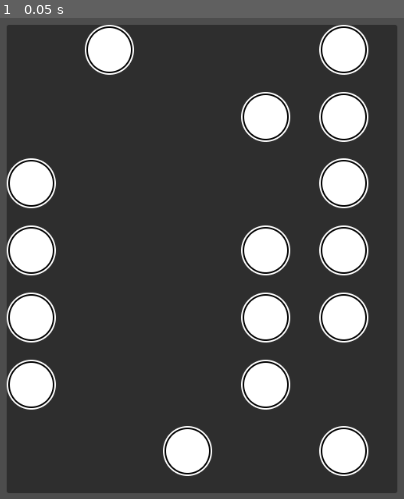
Above: before the commit, frame 1.
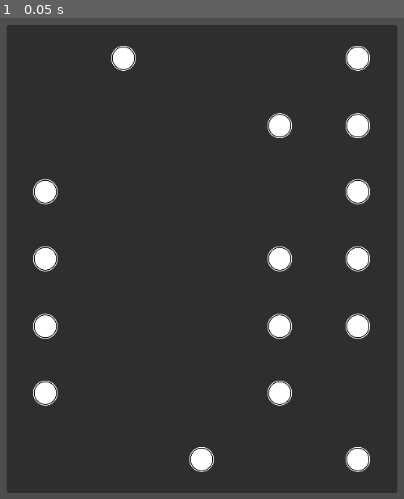
Above: after the commit, the same moment.

Repository: snails88/MapGeneration
Game: Godot game, scene res://Scenes/main.tscn
The game is run twice, just before and just after one commit, with the same random seed, the same clock (stepped at 60 frames per second) and the same inputs.
Inputs:
- Up to frame 1 (0.05 s): no input

The runs differ from the first frame. In frame 1, 14% of the frame differs, in the area x 1-92%, y 1-96%.

Commit message:
추가) 가로모드 추가, 세로모드 올라가는기능 추가
Horizontal 체크시 좌에서 우로 생성

Downhill For Vertical 체크시 기존과 동일(위에서 아래), 해제시 아래에서 위로 생성

Diff:
--- a/Scenes/grid.tscn
+++ b/Scenes/grid.tscn
@@ -2,13 +2,10 @@
 
 [node name="Grid" type="Control"]
 layout_mode = 3
-anchors_preset = 15
-anchor_right = 1.0
-anchor_bottom = 1.0
+anchors_preset = 8
+anchor_left = 0.5
+anchor_top = 0.5
+anchor_right = 0.5
+anchor_bottom = 0.5
 grow_horizontal = 2
 grow_vertical = 2
-
-[node name="Panel" type="Control" parent="."]
-anchors_preset = 0
-offset_right = 40.0
-offset_bottom = 40.0
--- a/Scenes/room.tscn
+++ b/Scenes/room.tscn
@@ -7,11 +7,14 @@
 anchors_preset = 15
 anchor_right = 1.0
 anchor_bottom = 1.0
+offset_right = -1024.0
+offset_bottom = -720.0
 grow_horizontal = 2
 grow_vertical = 2
 
 [node name="TextureRect" type="TextureRect" parent="."]
 layout_mode = 0
-offset_right = 40.0
-offset_bottom = 40.0
+offset_right = 32.0
+offset_bottom = 32.0
 texture = ExtResource("1_lnsy7")
+expand_mode = 1
--- a/Scripts/map_generator.gd
+++ b/Scripts/map_generator.gd
@@ -9,10 +9,14 @@
 @export var depth = Vector2(1,1)
 @export var minRoom = 1
 @export var maxRoom = 1
+@export var horizontal = false
+@export var downhillForVertical = true
 
 @onready var map = $Map
 
 var grids = []
+var floor = 0
+var num = 0
 
 func _ready():
 	map.size = mapSize
@@ -21,28 +25,45 @@
 	make_room()
 
 func make_grid():
-	for i in range(depth.y):
+	if horizontal:
+		floor = depth.x
+		num = depth.y
+	else:
+		floor = depth.y
+		num = depth.x
+
+	for i in range(floor):
 		grids.append([])
 		grids[i] = []
-		for j in range(depth.x):
+		for j in range(num):
 			grids[i].append([])
 			grids[i][j] = grid.instantiate()
 			grids[i][j].set_name("Grid[" + str(i + 1) + ", " + str(j + 1) + "]")
 			map.add_child(grids[i][j])
-			grids[i][j].get_child(0).size = Vector2(map.size.x / depth.x, map.size.y / depth.y)
-			grids[i][j].position = Vector2(map.size.x / depth.x * j, map.size.y / depth.y * i)
+			grids[i][j].size = Vector2(map.size.x / depth.x, map.size.y / depth.y)
+
+			if horizontal:
+				grids[i][j].position = Vector2(map.size.x / depth.x * i, map.size.y / depth.y * j)
+			else:
+				if downhillForVertical:
+					grids[i][j].position = Vector2(map.size.x / depth.x * j, map.size.y / depth.y * i)
+				else:
+					grids[i][j].position = Vector2(map.size.x / depth.x * j, map.size.y - map.size.y / depth.y * (i + 1))
 
 func make_room():
 	var roomCnt = 0
 	var loop = 0
-	while loop < depth.y:
-		for i in range(depth.x):
+	while loop < floor:
+		for i in range(num):
 			if exist_room(loop,i):
 				continue
 			var rand = randi_range(0, 100)
 			if rand >= RANDOM_PERCENT:
 				var roomInstance = room.instantiate()
-				grids[loop][i].get_child(0).add_child(roomInstance)
+				grids[loop][i].add_child(roomInstance)
+				#포지션 랜덤으로 할거라 일단 매직넘버로 가운데로 두게 해둠
+				roomInstance.position = Vector2(grids[loop][i].size.x * 0.5 - 32 * 0.5, grids[loop][i].size.y * 0.5 - 32 * 0.5)
+				print(roomInstance.size.x)
 				roomCnt += 1
 				if roomCnt >= maxRoom:
 					break
@@ -50,10 +71,10 @@
 			loop += 1
 			roomCnt = 0
 
-	for i in range(depth.y):
-		for j in range(depth.x):
+	for i in range(floor):
+		for j in range(num):
 			if !exist_room(i, j):
 				grids[i][j].queue_free()
 
 func exist_room(x, y):
-	return grids[x][y].get_child(0).get_child_count() > 0
+	return grids[x][y].get_child_count() > 0
